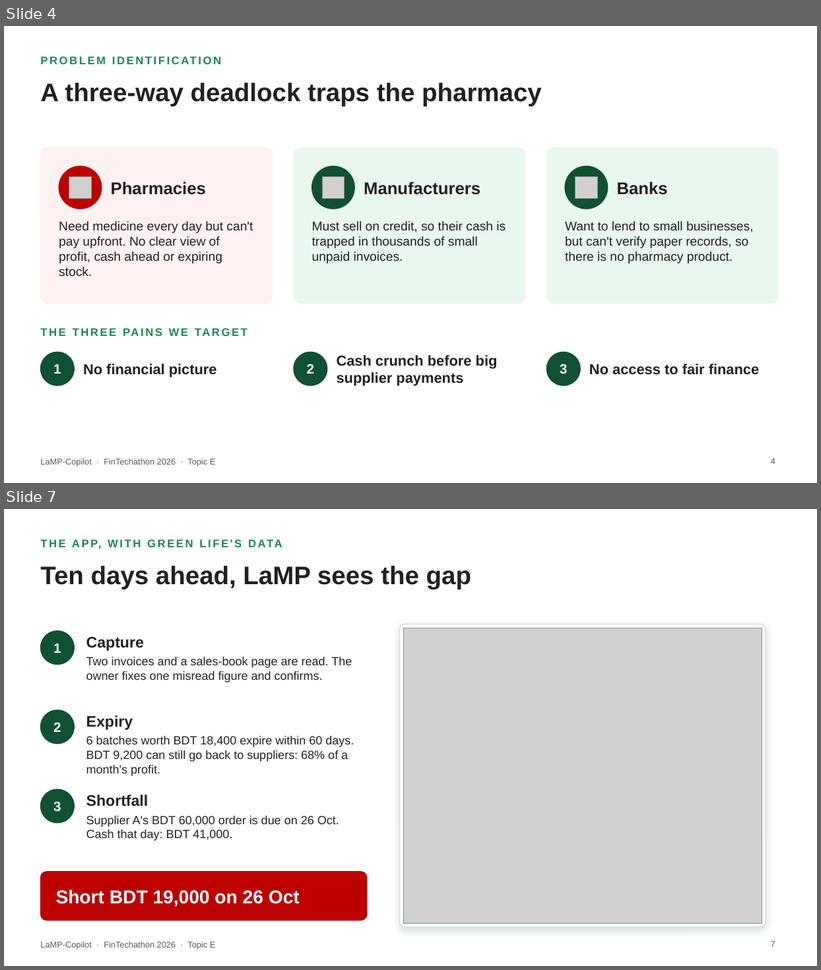
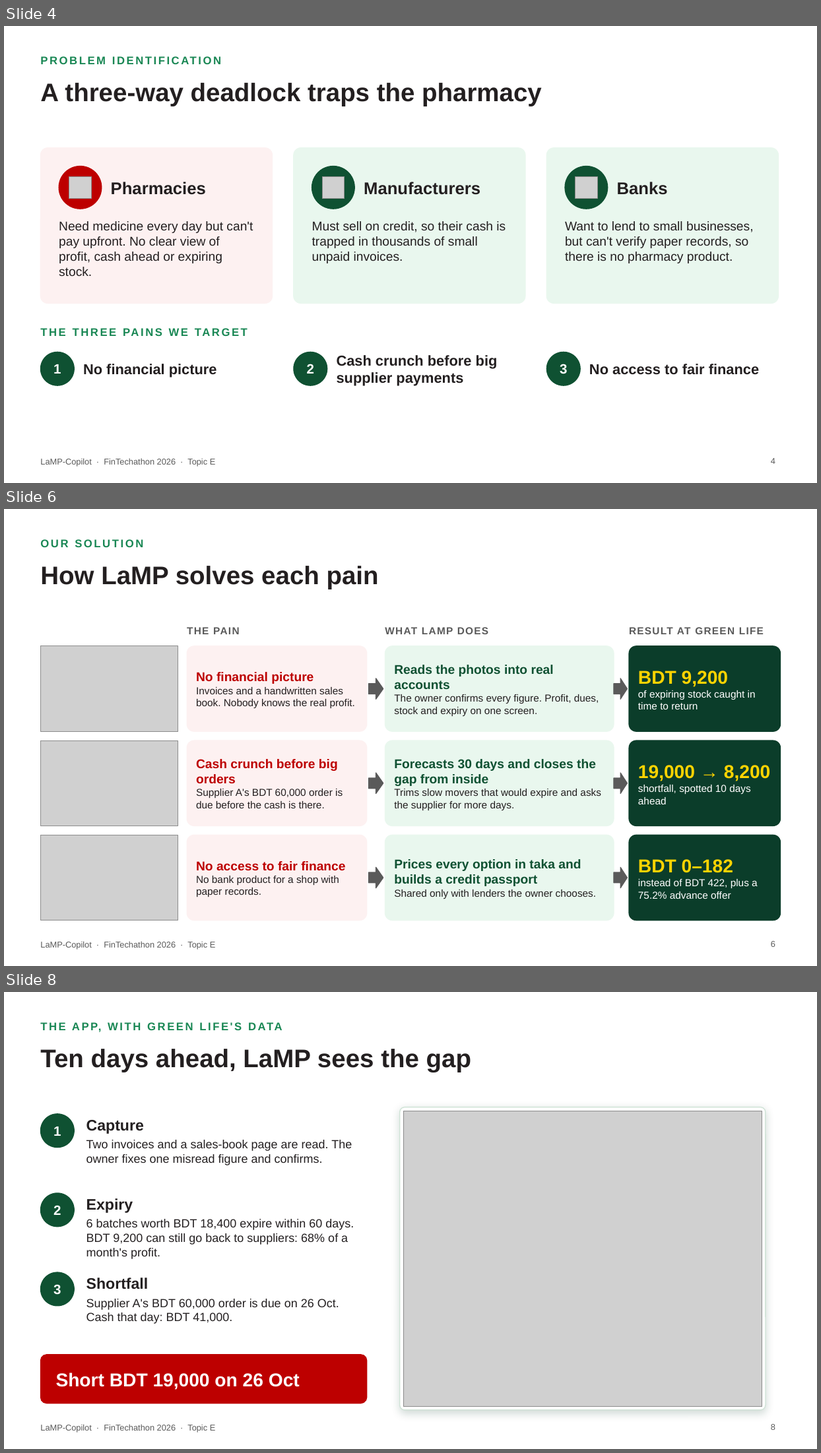
Before and after one commit to ishmam259/lamp-copilot, a slide deck: deck/LaMP-Copilot.pptx. Shown one above the other, each under a label of ours: slides 4 and 7 before the commit, slides 4, 6 and 8 after it; the slides between them are not shown. The pictures are 821x970 and 821x1453 pixels, drawn with LibreOffice and Linux fonts; fonts in the diff are those of the drawing; grey boxes stand for pictures. Boxes give left, top, right and bottom in pixels: in the first picture for what was removed or moved away, otherwise in the second. Text is boxed around its words. In the diff, an @@ line names an element or a change of style, - is before the commit and + after.

Commit message:
deck: add how-we-solve-it slides and BCOLBD stock photos

```diff
--- a/deck/LaMP-Copilot.pptx
+++ b/deck/LaMP-Copilot.pptx
@@ slide 6 added at bbox=[4, 509, 817, 966], background #FFFFFF; not listed: 1 template element that a slide beside it also shows @@
@@ text added at bbox=[40, 539, 143, 547], 13 pt, text #198754, bold @@
+OUR SOLUTION
@@ title added at bbox=[40, 566, 379, 589], 30 pt, text #231F20, bold @@
+How LaMP solves each pain
@@ text added at bbox=[187, 627, 239, 634], 12 pt, text #5A5A5A, bold @@
+THE PAIN
@@ text added at bbox=[385, 627, 488, 634], 12 pt, text #5A5A5A, bold @@
+WHAT LAMP DOES
@@ text added at bbox=[629, 627, 764, 634], 12 pt, text #5A5A5A, bold @@
+RESULT AT GREEN LIFE
@@ picture added at bbox=[40, 646, 178, 731] @@
@@ rounded rectangle added at bbox=[187, 646, 367, 731], fill #FDF1F1, outline #FDF1F1 1 pt @@
@@ rounded rectangle added at bbox=[385, 646, 614, 731], fill #E9F7EE, outline #E9F7EE 1 pt @@
@@ rounded rectangle added at bbox=[629, 646, 781, 731], fill #0B3D2A, outline #0B3D2A 1 pt @@
@@ text added at bbox=[394, 665, 599, 716], 12 pt, text #231F20 @@
+Reads the photos into real accounts
+The owner confirms every figure. Profit, dues, stock and expiry on one screen.
@@ text added at bbox=[196, 672, 355, 708], 12 pt, text #231F20 @@
+No financial picture
+Invoices and a handwritten sales book. Nobody knows the real profit.
@@ right arrow added at bbox=[369, 679, 384, 699], fill #5A5A5A, outline #5A5A5A 1 pt @@
@@ right arrow added at bbox=[614, 679, 628, 699], fill #5A5A5A, outline #5A5A5A 1 pt @@
@@ text added at bbox=[638, 671, 756, 710], 12 pt, text #FFFFFF @@
+BDT 9,200
+of expiring stock caught in time to return
@@ picture added at bbox=[40, 741, 178, 826] @@
@@ rounded rectangle added at bbox=[187, 741, 367, 826], fill #FDF1F1, outline #FDF1F1 1 pt @@
@@ rounded rectangle added at bbox=[385, 741, 614, 826], fill #E9F7EE, outline #E9F7EE 1 pt @@
@@ rounded rectangle added at bbox=[629, 741, 781, 826], fill #0B3D2A, outline #0B3D2A 1 pt @@
@@ text added at bbox=[196, 759, 343, 809], 12 pt, text #231F20 @@
+Cash crunch before big orders
+Supplier A's BDT 60,000 order is due before the cash is there.
@@ text added at bbox=[394, 759, 601, 811], 12 pt, text #231F20 @@
+Forecasts 30 days and closes the gap from inside
+Trims slow movers that would expire and asks the supplier for more days.
@@ text added at bbox=[638, 765, 771, 805], 12 pt, text #FFFFFF @@
+19,000 → 8,200
+shortfall, spotted 10 days ahead
@@ right arrow added at bbox=[369, 773, 384, 794], fill #5A5A5A, outline #5A5A5A 1 pt @@
@@ right arrow added at bbox=[614, 773, 628, 794], fill #5A5A5A, outline #5A5A5A 1 pt @@
@@ picture added at bbox=[40, 835, 178, 921] @@
@@ rounded rectangle added at bbox=[187, 835, 367, 921], fill #FDF1F1, outline #FDF1F1 1 pt @@
@@ rounded rectangle added at bbox=[385, 835, 614, 921], fill #E9F7EE, outline #E9F7EE 1 pt @@
@@ rounded rectangle added at bbox=[629, 835, 781, 921], fill #0B3D2A, outline #0B3D2A 1 pt @@
@@ text added at bbox=[196, 861, 345, 897], 12 pt, text #231F20 @@
+No access to fair finance
+No bank product for a shop with paper records.
@@ text added at bbox=[394, 859, 596, 899], 15 pt, text #0F5132, bold @@
+Prices every option in taka and builds a credit passport
+Shared only with lenders the owner chooses.
@@ text added at bbox=[638, 859, 758, 899], 12 pt, text #FFFFFF @@
+BDT 0–182
+instead of BDT 422, plus a 75.2% advance offer
@@ right arrow added at bbox=[369, 867, 384, 889], fill #5A5A5A, outline #5A5A5A 1 pt @@
@@ right arrow added at bbox=[614, 867, 628, 889], fill #5A5A5A, outline #5A5A5A 1 pt @@
@@ page number added at bbox=[771, 941, 776, 947], 10 pt, text #5A5A5A @@
+6
@@ what was slide 7 is now slide 8 @@
@@ page number at bbox=[771, 1424, 776, 1430]: text changed @@
-7
+8
```
Also in this commit, not shown: 3 slides changed, 1 other slide added, 1 slide removed, 13 other files.
